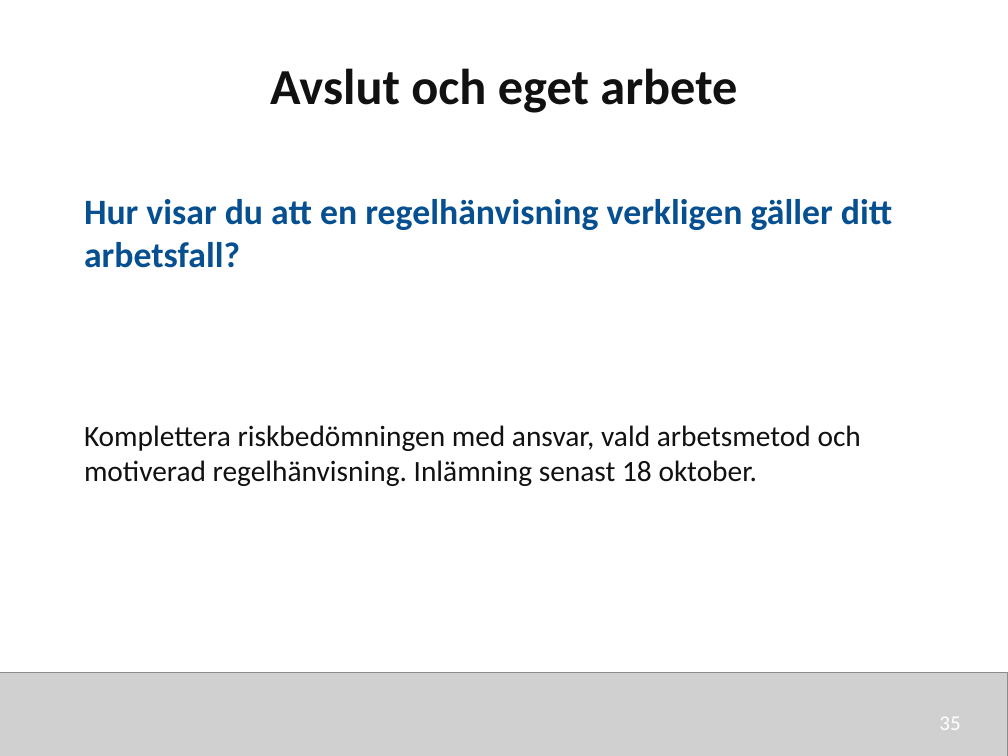
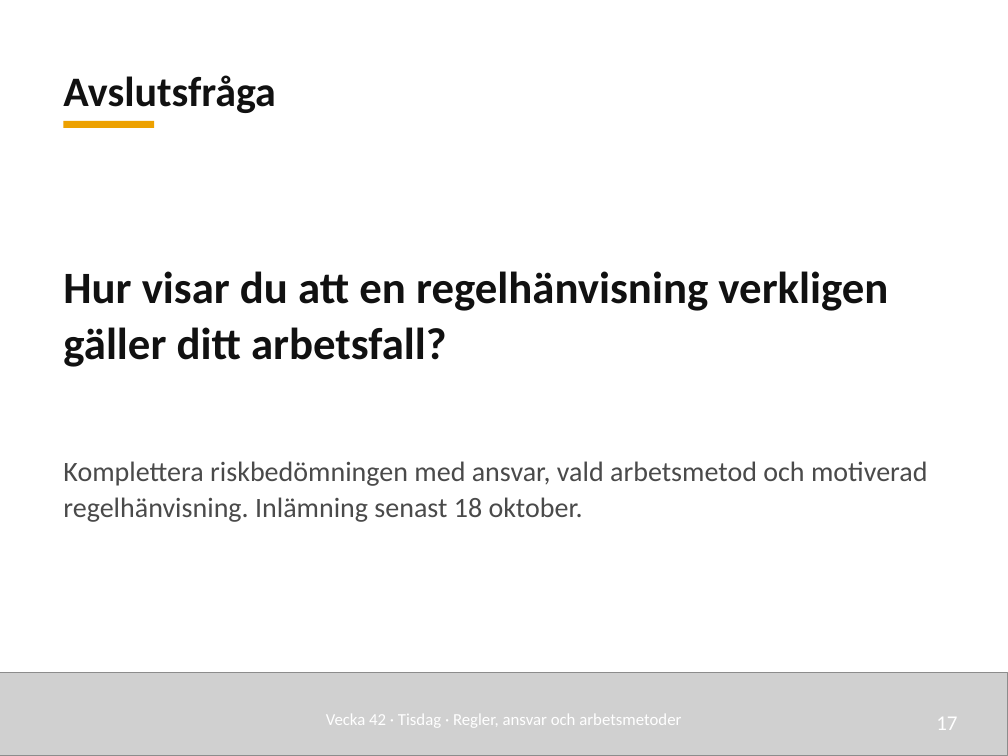
Before and after one commit to nj22az/nj22az.github.io, a slide deck: slide 17 of sjoskolan/vecka-42/aktuell/v42_02_Regler_ansvar_och_arbetsmetoder_elev.pptx (slide 35 before the commit). Drawn at 1008x756 pixels with LibreOffice and Linux fonts; fonts in the diff are those of the drawing; grey boxes stand for pictures. Boxes give left, top, right and bottom in pixels: in the first picture for what was removed or moved away, otherwise in the second. Text is boxed around its words. In the diff, an @@ line names an element or a change of style, - is before the commit and + after.

```diff
--- a/sjoskolan/vecka-42/aktuell/v42_02_Regler_ansvar_och_arbetsmetoder_elev.pptx
+++ b/sjoskolan/vecka-42/aktuell/v42_02_Regler_ansvar_och_arbetsmetoder_elev.pptx
@@ text added at [63, 75, 275, 113], 30 pt, text #111111, bold @@
+Avslutsfråga
@@ text removed at [270, 68, 737, 113] @@
-Avslut och eget arbete
@@ rectangle added at [64, 121, 154, 128], fill #EDA100 @@
@@ text "Hur visar du att en ...": place and size @@
-text "Hur visar du att en ..." at [84, 199, 892, 268]
+text "Hur visar du att en ..." at [63, 271, 888, 367]
@@ text "Hur visar du att en ..." at [63, 271, 888, 367]: size 25.5 to 32 pt, text colour #064F91 to #111111; line spacing 1 to 1.05; more space between paragraphs; vertical alignment top to middle @@
@@ text "Komplettera riskbedömningen med ansvar, vald ...": place and size @@
-text "Komplettera riskbedömningen med ansvar, vald ..." at [84, 425, 861, 486]
+text "Komplettera riskbedömningen med ansvar, vald ..." at [63, 461, 927, 522]
@@ text "Komplettera riskbedömningen med ansvar, vald ..." at [63, 461, 927, 522]: size 21 to 20 pt, text colour #111111 to #4A4A4A; line spacing 1 to 1.08; more space between paragraphs @@
@@ text added at [326, 714, 681, 727], 12 pt, text #FFFFFF @@
+Vecka 42 · Tisdag · Regler, ansvar och arbetsmetoder
@@ text added at [936, 717, 957, 730], 15 pt, text #FFFFFF @@
+17
@@ text removed at [939, 717, 960, 730] @@
-35
```
Also in this commit, not shown: 8 other slides changed, 11 slides added, 27 slides removed, 57 other files.
